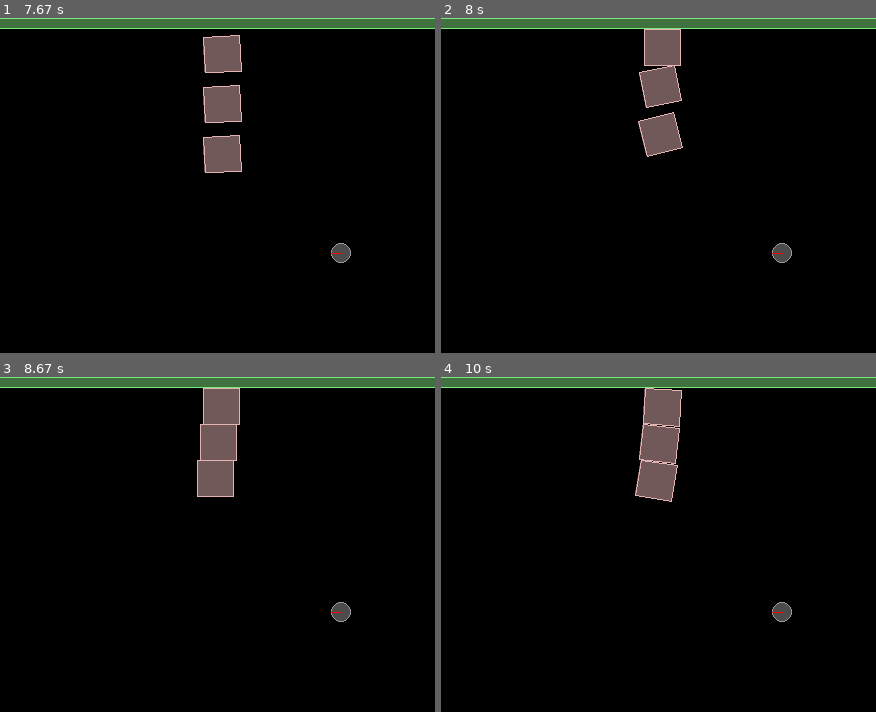
Above: before the commit, frames 1-4 (two rows, left to right).
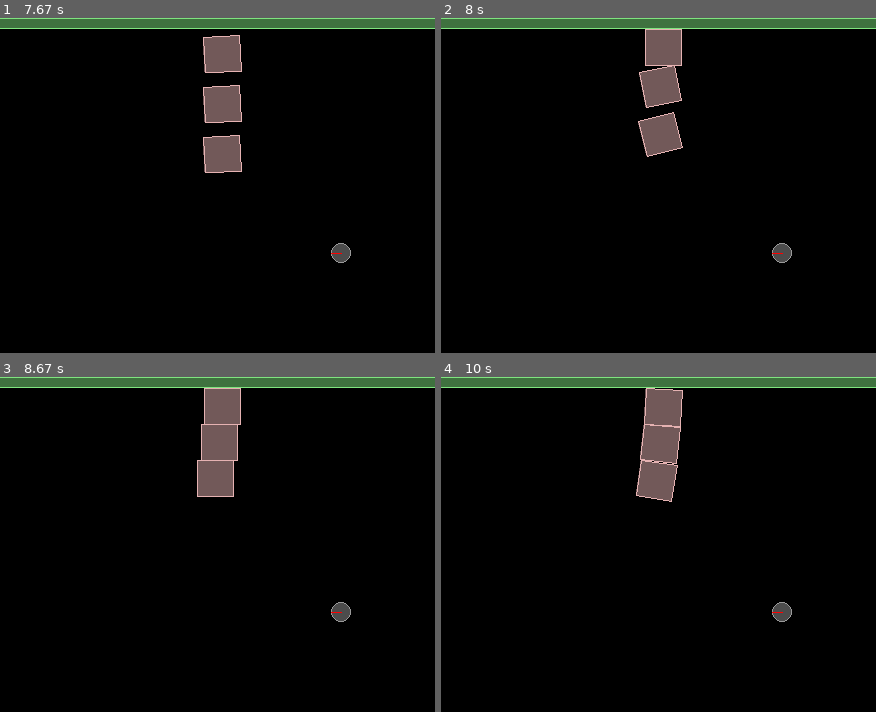
Above: after the commit, the same moments.

Repository: unball/python_simulator
Game: pygame game, started from main.py
The game is run twice, just before and just after one commit, with the same random seed, the same clock (stepped at 60 frames per second) and the same inputs.
Inputs (mouse positions are % of the whole screen's width and height, from its top left):
- Up to frame 1 (7.67 s): tap S at 0.33 s; click (26, 51) at 0.72 s; tap W at 2, 2.4, 2.7, 2.9, 3.2, 3.47, 3.8, 4.1, 4.23, 4.63, 4.93, 5.3, 5.7, 6, 6.2, 6.5, 6.7, 7.03, 7.33, 7.53 s; move the mouse to (36, 29) at 2.37 s; move the mouse to (12, 28) at 2.87 s; move the mouse to (85, 70) at 3.43 s; tap A at 3.55, 4.72, 6.28, 7.62 s; move the mouse to (26, 68) at 3.77 s; tap D at 3.88, 5.38, 6.78 s; move the mouse to (35, 79) at 4.2 s; move the mouse to (34, 17) at 4.6 s; move the mouse to (56, 78) at 5.27 s; move the mouse to (27, 84) at 5.67 s; move the mouse to (57, 34) at 6.17 s; move the mouse to (82, 27) at 6.67 s; move the mouse to (39, 80) at 7 s; move the mouse to (14, 60) at 7.5 s
- Up to frame 2 (8 s): tap W at 7.83 s
- Up to frame 3 (8.67 s): move the mouse to (68, 65) at 8.07 s; tap W at 8.1, 8.43 s; tap D at 8.18 s; move the mouse to (78, 56) at 8.4 s
- Up to frame 4 (10 s): tap W at 8.73, 8.87, 9.27, 9.57, 9.93 s; move the mouse to (68, 56) at 8.83 s; tap A at 8.95 s; move the mouse to (65, 50) at 9.23 s; tap D at 9.35 s; move the mouse to (81, 62) at 9.9 s
The pictures show only the part of the screen within x 22-72%, y 0-50%; the shares and areas given below are measured in that part.

Frame 1 is identical in both runs. In frame 2, 0.1% of the frame differs, in the area x 46-56%, y 3-15%; in frame 3, 0.2%; in frame 4, 0.3%, in the area x 44-56%, y 3-36%.

Commit message:
inseriod novo valor de impulso máximo lateral

Diff:
--- a/objects_on_field/objects.py
+++ b/objects_on_field/objects.py
@@ -63,7 +63,7 @@
 
     def __init__(self, world, max_forward_speed=100.0,
                  max_backward_speed=-20, max_drive_force=150,
-                 turn_torque=1500, max_lateral_impulse=4,
+                 turn_torque=1500, max_lateral_impulse=20,
                  density=0.1, position=(0, 0)):
 
         self.body = world.CreateDynamicBody(position=position)
